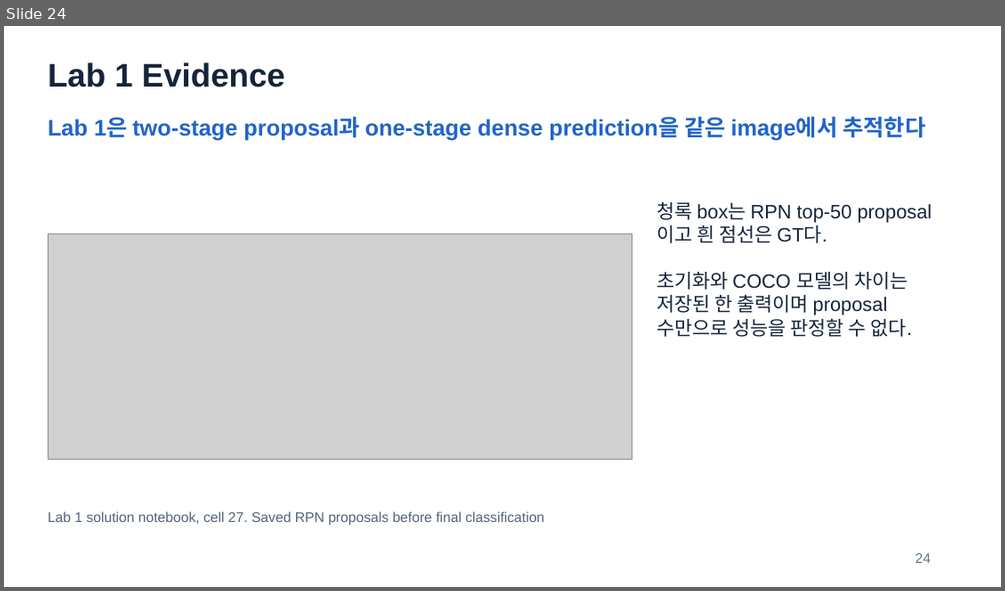
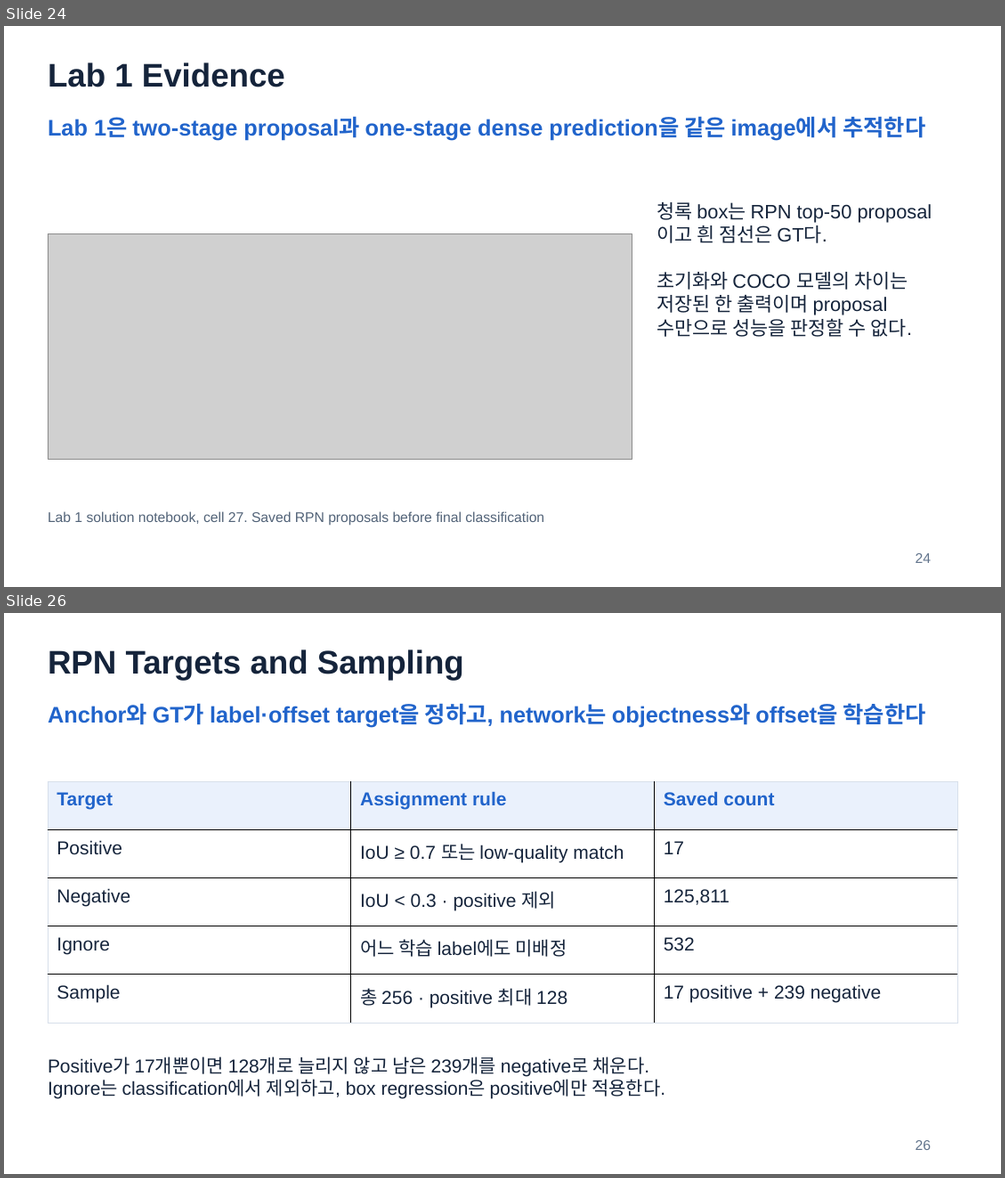
Before and after one commit to HyeonWooNa0861/HyeonWooNa0861.github.io, a slide deck: assets/presentations/study/autonomous-driving/adc-midterm-review-slides.pptx. Shown one above the other, each under a label of ours: slide 24 before the commit, slides 24 and 26 after it; the slides between them are not shown. The pictures are 1005x591 and 1005x1178 pixels, drawn with LibreOffice and Linux fonts; fonts in the diff are those of the drawing; grey boxes stand for pictures. Boxes give left, top, right and bottom in pixels: in the first picture for what was removed or moved away, otherwise in the second. Text is boxed around its words. In the diff, an @@ line names an element or a change of style, - is before the commit and + after.

```diff
--- a/assets/presentations/study/autonomous-driving/adc-midterm-review-slides.pptx
+++ b/assets/presentations/study/autonomous-driving/adc-midterm-review-slides.pptx
@@ slide 26 added at (x1=4, y1=613, x2=1001, y2=1174), background #FFFFFF @@
@@ text added at (x1=48, y1=649, x2=464, y2=680), 31.5 pt, text #15243B, bold @@
+RPN Targets and Sampling
@@ text added at (x1=48, y1=703, x2=925, y2=727), 21.8 pt, text #2164CB, bold @@
+Anchor와 GT가 label·offset target을 정하고, network는 objectness와 offset을 학습한다
@@ table added at (x1=48, y1=781, x2=958, y2=1022), 5 rows, 3 columns @@
+Target | Assignment rule | Saved count
+Positive | IoU ≥ 0.7 또는 low-quality match | 17
+Negative | IoU < 0.3 · positive 제외 | 125,811
+Ignore | 어느 학습 label에도 미배정 | 532
+Sample | 총 256 · positive 최대 128 | 17 positive + 239 negative
@@ text added at (x1=48, y1=1056, x2=665, y2=1098), 18 pt, text #15243B @@
+Positive가 17개뿐이면 128개로 늘리지 않고 남은 239개를 negative로 채운다.
+Ignore는 classification에서 제외하고, box regression은 positive에만 적용한다.
@@ text added at (x1=915, y1=1140, x2=930, y2=1150), 13.5 pt, text #62748C @@
+26
```
Also in this commit, not shown: 2 slides changed, 10 other slides added, 2 other files.
